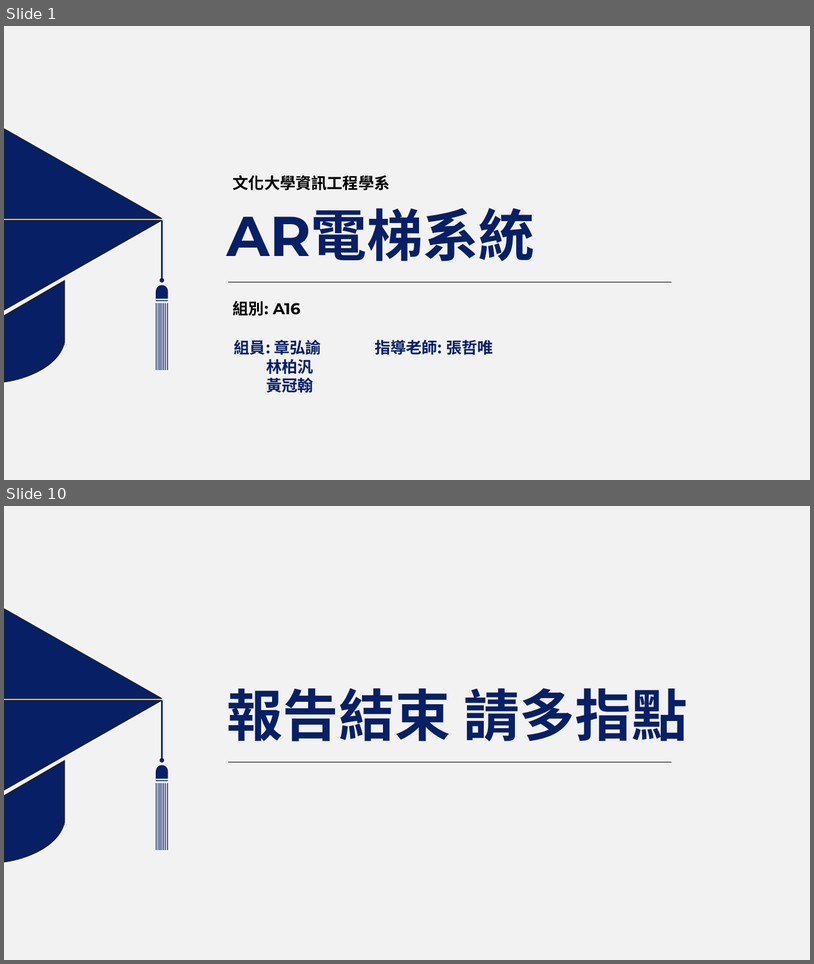
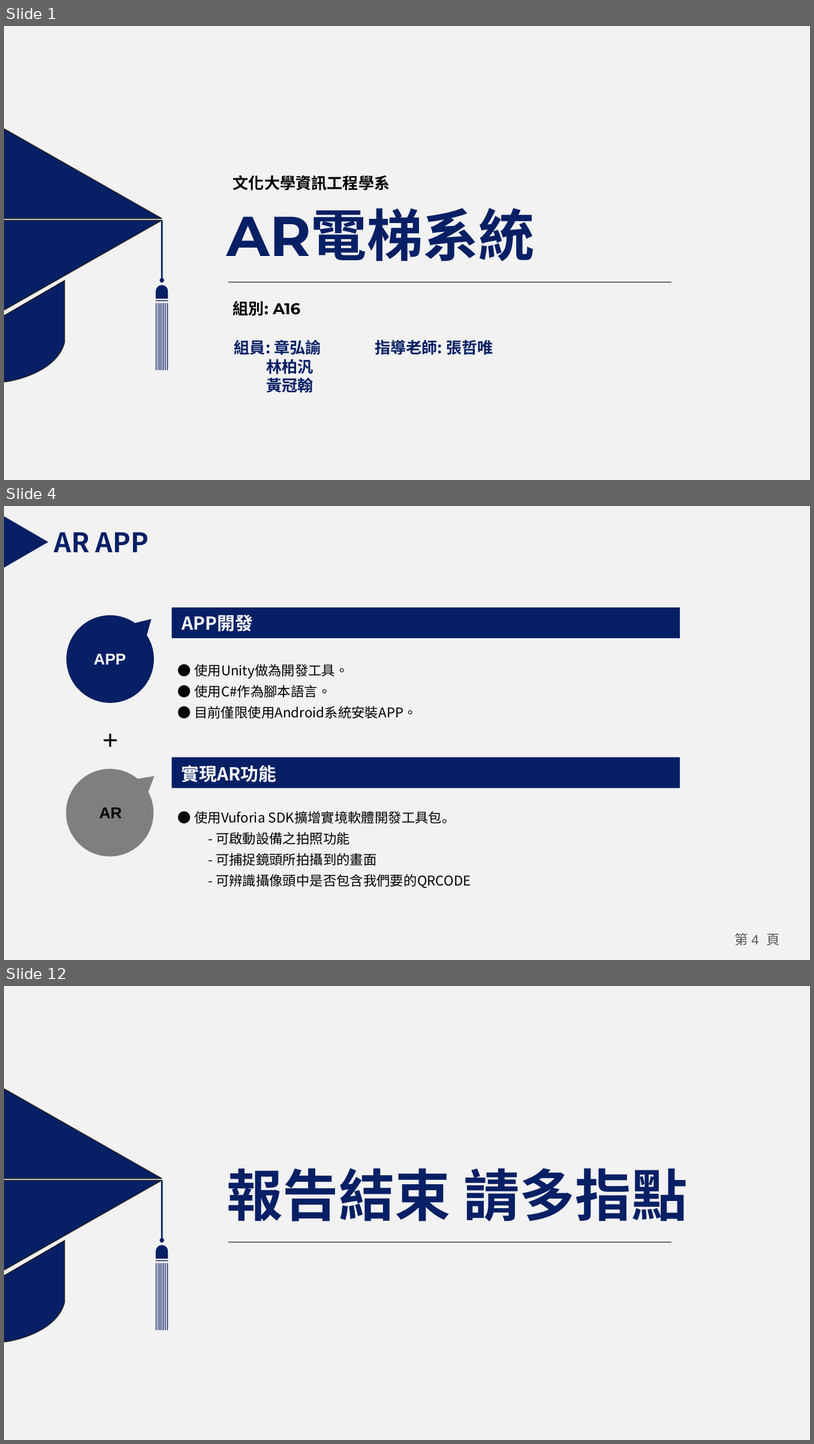
Before and after one commit to Johnnychang889/ARelevator, a slide deck: A16專題期末報告.pptx. Shown one above the other, each under a label of ours: slides 1 and 10 before the commit, slides 1, 4 and 12 after it; the slides between them are not shown. The pictures are 814x964 and 814x1444 pixels, drawn with LibreOffice and Linux fonts; fonts in the diff are those of the drawing. Boxes give left, top, right and bottom in pixels: in the first picture for what was removed or moved away, otherwise in the second. Text is boxed around its words. In the diff, an @@ line names an element or a change of style, - is before the commit and + after.

```diff
--- a/A16專題期末報告.pptx
+++ b/A16專題期末報告.pptx
@@ slide 4 added at [4,506,810,960], background #F2F2F2 @@
@@ triangle added at [5,516,49,568], fill #071F65 @@
@@ text added at [54,532,149,552], 24 pt, text #071F65, bold @@
+AR APP
@@ freeform shape added at [48,588,183,721], fill #071F65 @@
@@ rectangle added at [172,607,680,638], fill #071F65 @@
@@ text added at [182,615,253,631], 16 pt, text #F8F8F8, bold @@
+APP開發
@@ text added at [94,654,126,664], 14 pt, text #FFFFFF, bold @@
+APP
@@ text added at [194,664,417,718], 12 pt, text #000000 @@
+● 使用Unity做為開發工具。
+● 使用C#作為腳本語言。
+● 目前僅限使用Android系統安裝APP。
@@ text added at [95,718,126,759], 24 pt, text #000000 @@
++
@@ freeform shape added at [48,742,183,874], fill #7F7F7F @@
@@ rectangle added at [172,757,680,787], fill #071F65 @@
@@ text added at [181,765,276,782], 16 pt, text #F8F8F8, bold @@
+實現AR功能
@@ text added at [99,807,122,818], 14 pt, text #000000, bold @@
+AR
@@ text added at [194,811,471,888], 12 pt, text #000000 @@
+● 使用Vuforia SDK擴增實境軟體開發工具包。
+- 可啟動設備之拍照功能
+- 可捕捉鏡頭所拍攝到的畫面
+- 可辨識攝像頭中是否包含我們要的QRCODE
@@ page number added at [735,933,780,945], 12 pt, text #595959 @@
+第 4 頁
@@ what was slide 10 is now slide 12 @@
```
Also in this commit, not shown: 5 slides changed, 4 other slides added, 3 slides removed, 1 other file.
